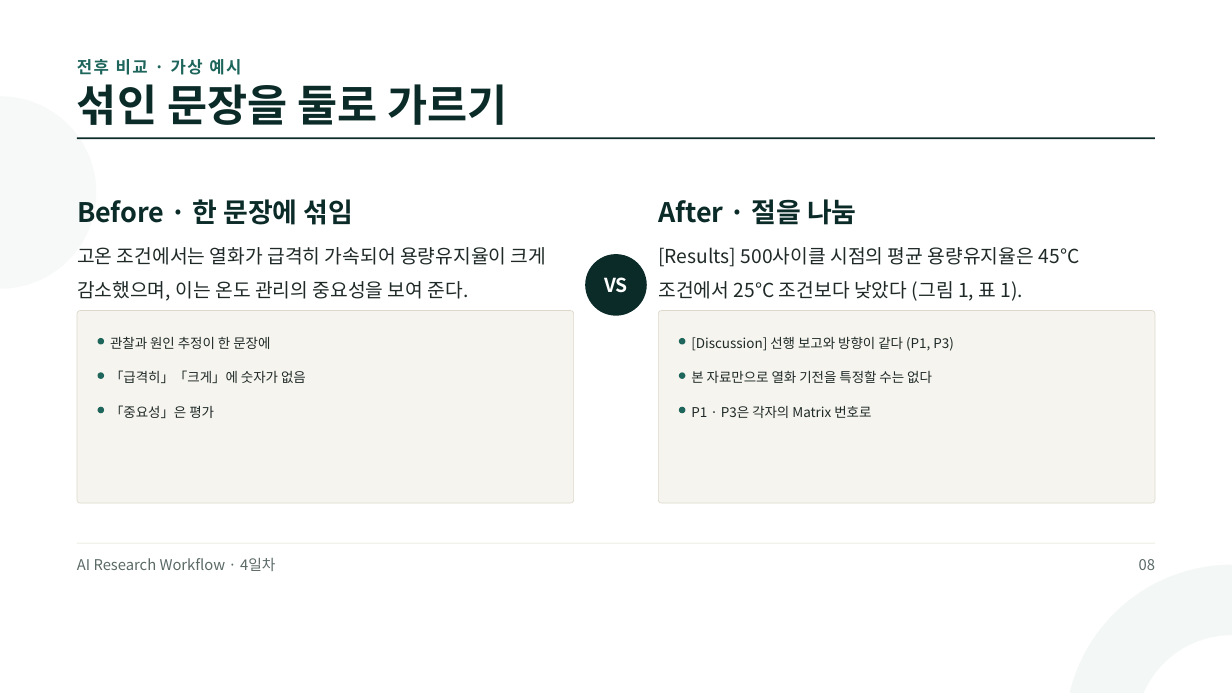
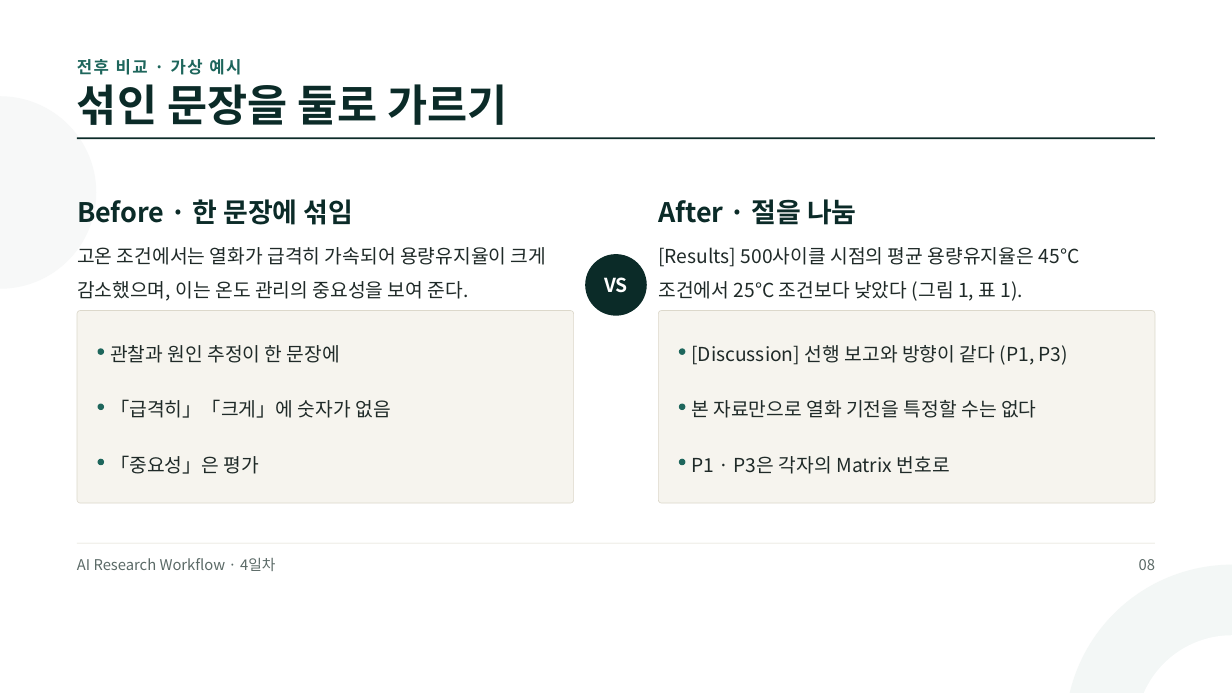
Before and after one commit to jungaistar/materials, a slide deck: slide 8 of grad/grad_day4.pptx. Drawn at 1232x693 pixels with LibreOffice and Linux fonts; fonts in the diff are those of the drawing. Boxes give left, top, right and bottom in pixels: in the first picture for what was removed or moved away, otherwise in the second. Text is boxed around its words. In the diff, an @@ line names an element or a change of style, - is before the commit and + after.

```diff
--- a/grad/grad_day4.pptx
+++ b/grad/grad_day4.pptx
@@ ellipse moved from (x1=97, y1=338, x2=104, y2=345) to (x1=97, y1=349, x2=104, y2=355) @@
@@ ellipse moved from (x1=679, y1=338, x2=686, y2=345) to (x1=679, y1=349, x2=686, y2=355) @@
@@ text "「급격히」「크게」에 숫자가 없음" moved from (x1=110, y1=370, x2=306, y2=383) to (x1=110, y1=399, x2=390, y2=418) @@
@@ text "본 자료만으로 열화 기전을 특정할 ..." moved from (x1=691, y1=370, x2=932, y2=383) to (x1=691, y1=400, x2=1036, y2=418) @@
@@ ellipse moved from (x1=97, y1=372, x2=104, y2=379) to (x1=97, y1=403, x2=104, y2=410) @@
@@ ellipse moved from (x1=679, y1=372, x2=686, y2=379) to (x1=679, y1=403, x2=686, y2=410) @@
@@ text "「중요성」은 평가" moved from (x1=110, y1=405, x2=214, y2=418) to (x1=110, y1=455, x2=259, y2=474) @@
@@ size 15.8 to 22.5 pt in 6 elements at (x1=110, y1=345, x2=340, y2=363), (x1=691, y1=345, x2=1068, y2=365), (x1=110, y1=399, x2=390, y2=418), (x1=691, y1=400, x2=1036, y2=418), (x1=110, y1=455, x2=259, y2=474), (x1=691, y1=456, x2=950, y2=474) @@
@@ text "P1 · P3은 각자의 Matrix ..." moved from (x1=691, y1=406, x2=871, y2=418) to (x1=691, y1=456, x2=950, y2=474) @@
@@ ellipse moved from (x1=97, y1=407, x2=104, y2=413) to (x1=97, y1=459, x2=104, y2=466) @@
@@ ellipse moved from (x1=679, y1=407, x2=686, y2=413) to (x1=679, y1=459, x2=686, y2=466) @@
```
Also in this commit, not shown: 4 other slides changed, 7 other files.
